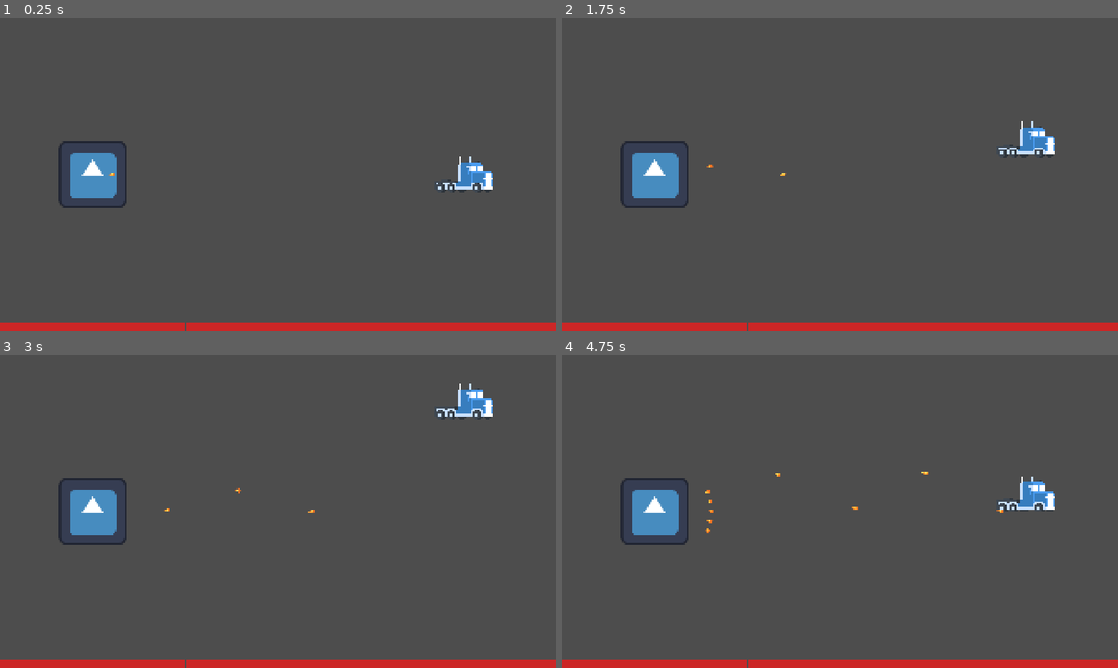
Above: before the commit, frames 1-4 (two rows, left to right).
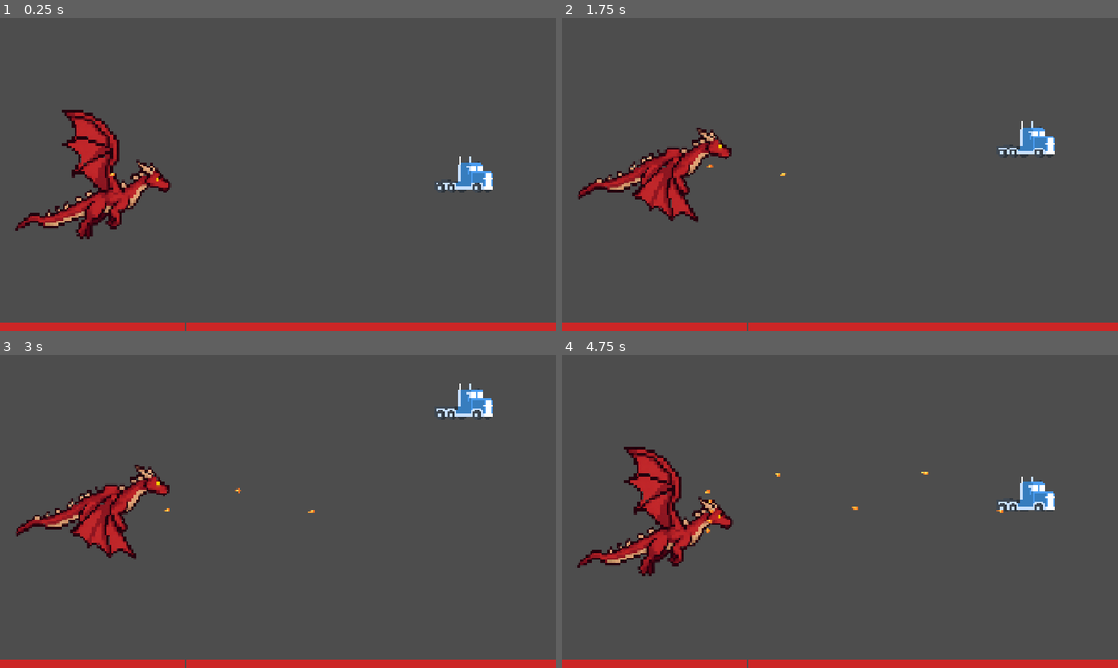
Above: after the commit, the same moments.

Repository: kickofline/riding-shotgun
Game: Godot game, scene res://game.tscn
Two runs of this game, one before a commit and one after it. Both use one fixed random seed, a clock stepped at 60 frames per second and the inputs below. The engine's default icon, where the game draws it, is replaced by a stand-in: a white triangle on a blue panel in a dark square.
Inputs:
- Up to frame 1 (0.25 s): no input
- Up to frame 2 (1.75 s): tap Enter (ui_accept) at 0.5, 0.77, 1.52 s; hold Up (move_up) 0.53-1.28 s; hold Down (move_down) from 1.28 s (still down)
- Up to frame 3 (3 s): release Down (move_down) at 2.03 s; hold Up (move_up) from 2.03 s (still down)
- Up to frame 4 (4.75 s): tap Enter (ui_accept) at 3.02, 3.77, 4.52 s; release Up (move_up) at 3.53 s; hold Down (move_down) from 3.53 s (still down)

The runs differ from the first frame. In frame 1, 4.4% of the frame differs, in the area x 2-31%, y 29-71%; in frame 2, 3.1%; in frame 3, 3.1%; in frame 4, 4.4%.

Commit message:
Add dragon animation

Diff:
--- /dev/null
+++ b/animated_sprite_2d.gd
@@ -0,0 +1,11 @@
+extends AnimatedSprite2D
+
+
+# Called when the node enters the scene tree for the first time.
+func _ready() -> void:
+	play("fly")
+
+
+# Called every frame. 'delta' is the elapsed time since the previous frame.
+func _process(delta: float) -> void:
+	pass
--- a/monster.tscn
+++ b/monster.tscn
@@ -1,19 +1,24 @@
 [gd_scene format=3 uid="uid://buwspj7bk8kpe"]
 
 [ext_resource type="Script" uid="uid://d2w72ot8xb4ik" path="res://monster.gd" id="1_mrqeg"]
-[ext_resource type="Texture2D" uid="uid://dqd2ljhrjlugj" path="res://icon.svg" id="1_s3gyj"]
 [ext_resource type="PackedScene" uid="uid://bofah32314isd" path="res://monster_bullet.tscn" id="2_ga5te"]
 [ext_resource type="PackedScene" path="res://monster_bullet_big.tscn" id="3_big"]
+[ext_resource type="Texture2D" uid="uid://bejtqr6p3thry" path="res://dragon_frame_1.png" id="4_6tndq"]
+[ext_resource type="Texture2D" uid="uid://c6tjsblkisgrb" path="res://dragon_frame_2.png" id="5_8ngjm"]
+[ext_resource type="Script" uid="uid://bfcl3h76dcvj1" path="res://animated_sprite_2d.gd" id="6_8ngjm"]
 
 [sub_resource type="SpriteFrames" id="SpriteFrames_xrwn2"]
 animations = [{
 "frames": [{
 "duration": 1.0,
-"texture": ExtResource("1_s3gyj")
+"texture": ExtResource("4_6tndq")
+}, {
+"duration": 1.0,
+"texture": ExtResource("5_8ngjm")
 }],
 "loop": 1,
-"name": &"default",
-"speed": 5.0
+"name": &"fly",
+"speed": 3.0
 }]
 
 [node name="Monster" type="Area2D" unique_id=1098578003]
@@ -22,5 +27,7 @@
 big_bullet_scene = ExtResource("3_big")
 
 [node name="AnimatedSprite2D" type="AnimatedSprite2D" parent="." unique_id=2103456594]
-scale = Vector2(1.828125, 1.828125)
+scale = Vector2(0.7, 0.7)
 sprite_frames = SubResource("SpriteFrames_xrwn2")
+animation = &"fly"
+script = ExtResource("6_8ngjm")
Not shown, added: animated_sprite_2d.gd.uid
Binary file added: dragon_frame_1.png
Not shown, added: dragon_frame_1.png.import
Binary file added: dragon_frame_2.png
Not shown, added: dragon_frame_2.png.import
